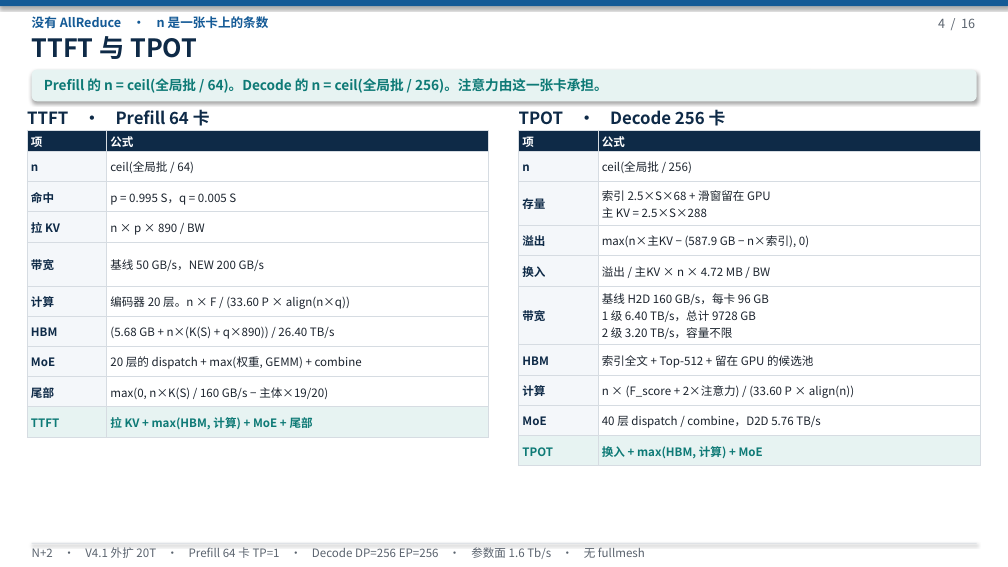
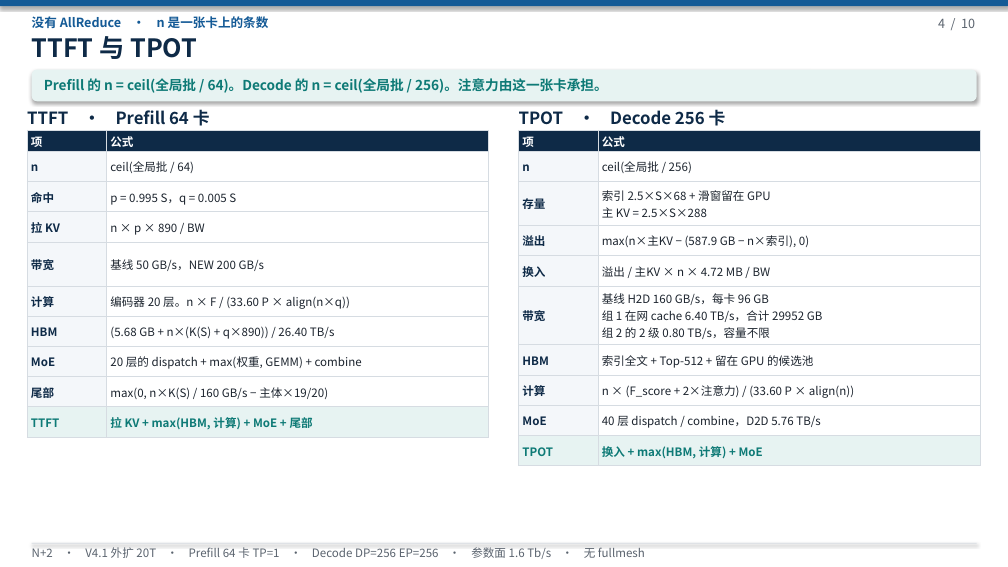
Before and after one commit to 69515164-rgb/UCL-MPComm, a slide deck: slide 4 of docs/N+2-20T-V4.1-无TP.pptx. Drawn at 1008x567 pixels with LibreOffice and Linux fonts; fonts in the diff are those of the drawing. Boxes give left, top, right and bottom in pixels: in the first picture for what was removed or moved away, otherwise in the second. Text is boxed around its words. In the diff, an @@ line names an element or a change of style, - is before the commit and + after.

```diff
--- a/docs/N+2-20T-V4.1-无TP.pptx
+++ b/docs/N+2-20T-V4.1-无TP.pptx
@@ text at [938,18,975,28]: text changed @@
-4 / 16
+4 / 10
@@ table at [519,130,980,466] @@
-row 6, column 2: 基线 H2D 160 GB/s，每卡 96 GB / 1 级 6.40 TB/s，总计 9728 GB / 2 级 3.20 TB/s，容量不限
+row 6, column 2: 基线 H2D 160 GB/s，每卡 96 GB / 组 1 在网 cache 6.40 TB/s，合计 29952 GB / 组 2 的 2 级 0.80 TB/s，容量不限
```
Also in this commit, not shown: 9 other slides changed, 6 slides removed, 1 other file.
